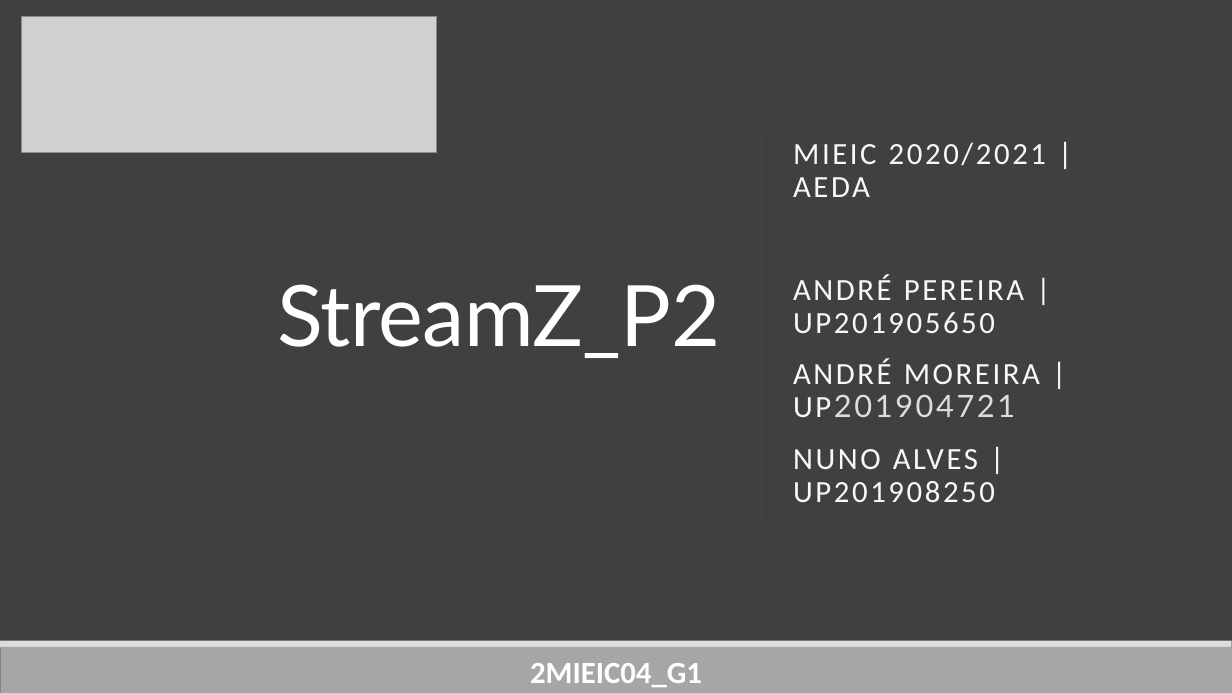
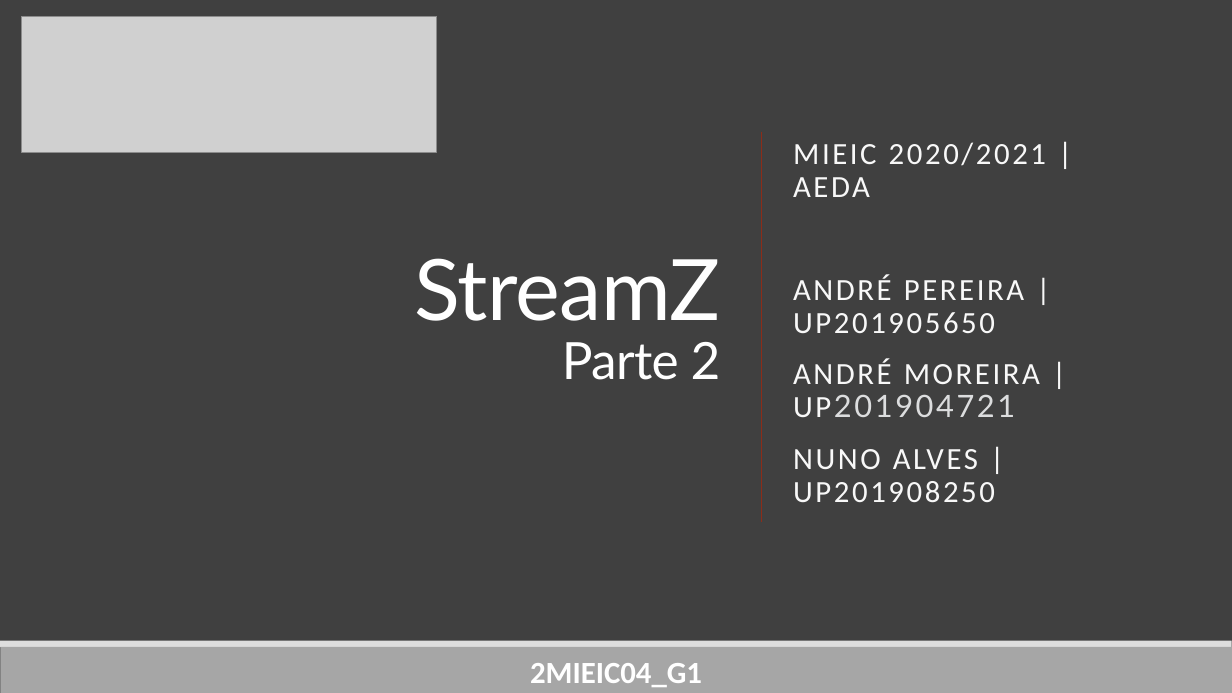
Before and after one commit to DoStini/FEUP-AEDA-proj, a slide deck: slide 1 of StreamZ__P2.pptx. Drawn at 1232x693 pixels with LibreOffice and Linux fonts; fonts in the diff are those of the drawing; grey boxes stand for pictures. Boxes give left, top, right and bottom in pixels: in the first picture for what was removed or moved away, otherwise in the second. Text is boxed around its words. In the diff, an @@ line names an element or a change of style, - is before the commit and + after.

```diff
--- a/StreamZ__P2.pptx
+++ b/StreamZ__P2.pptx
@@ title at [414, 258, 721, 380]: text changed @@
-StreamZ_P2
+StreamZ
+Parte 2
```
Also in this commit, not shown: 3 other slides changed, 1 other file.
